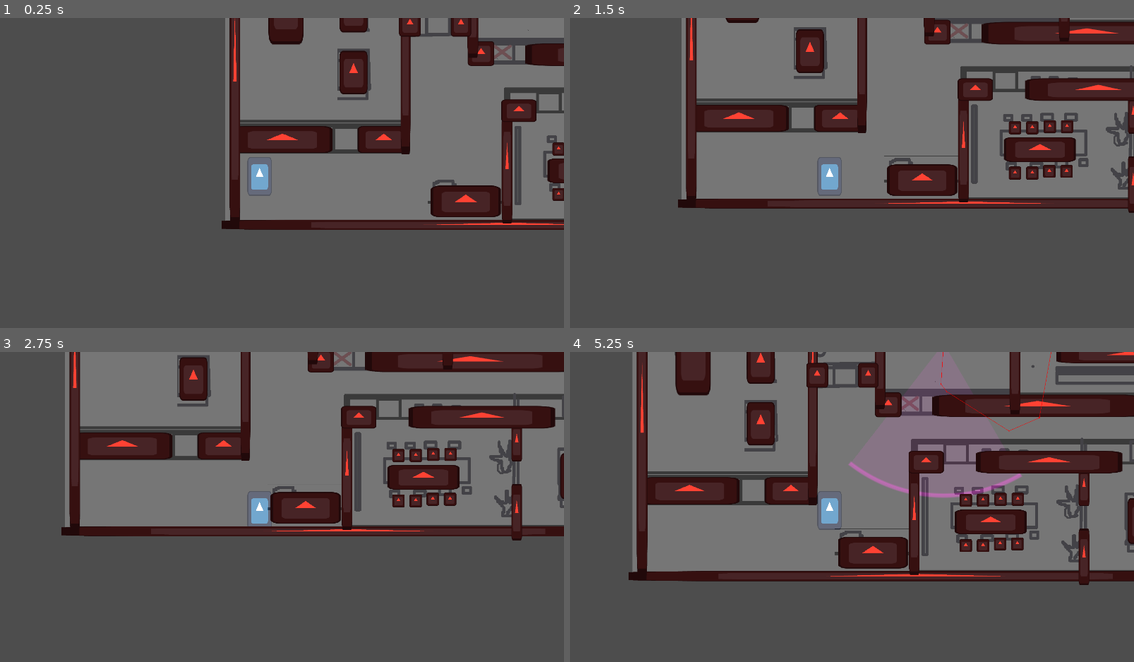
Above: before the commit, frames 1-4 (two rows, left to right).
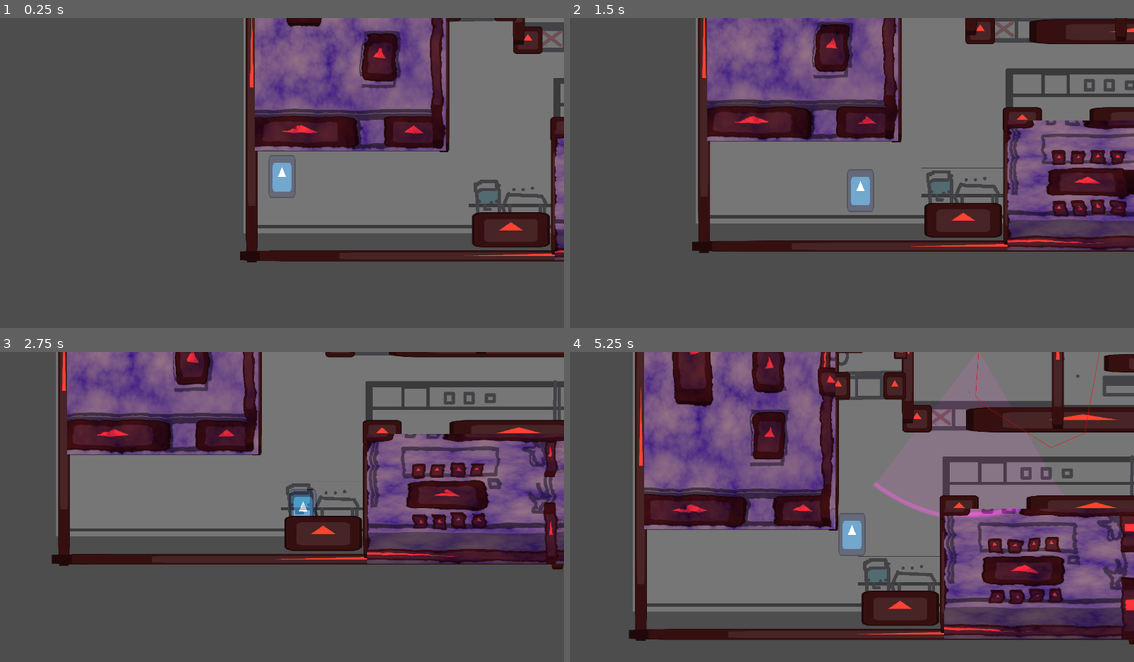
Above: after the commit, the same moments.

Repository: CarolineRoemer1998/NotABug
Game: Godot game, scene res://components/main/main.tscn
Two runs of this game, one before a commit and one after it. Both use one fixed random seed, a clock stepped at 60 frames per second and the inputs below. The engine's default icon, where the game draws it, is replaced by a stand-in: a white triangle on a blue panel in a dark square.
Inputs:
- Up to frame 1 (0.25 s): no input
- Up to frame 2 (1.5 s): hold D (move_right) 0.53-1.28 s; tap Shift (dash) at 0.6 s; hold S (move_down) from 1.28 s (still down); tap ] (show_or_hide_dev_tools) at 1.35 s
- Up to frame 3 (2.75 s): release S (move_down) at 2.03 s; hold D (move_right) from 2.03 s (still down); tap Shift (dash) at 2.1 s
- Up to frame 4 (5.25 s): release D (move_right) at 2.78 s; hold W (move_up) 2.78-3.53 s; tap ] (show_or_hide_dev_tools) at 2.85, 4.35 s; hold A (move_left) 3.53-5.03 s; tap Shift (dash) at 3.6, 5.1 s; hold S (move_down) from 5.03 s (still down)

The runs differ from the first frame. In frame 1, 28% of the frame differs, in the area x 39-100%, y 0-79%; in frame 2, 37%; in frame 3, 37%; in frame 4, 55%, in the area x 10-100%, y 0-95%.

Commit message:
map adjustments

Diff:
--- a/components/main/main.tscn
+++ b/components/main/main.tscn
@@ -65,6 +65,7 @@
 scale = Vector2(5.72, 5.72)
 
 [node name="StaticBody2D2" type="StaticBody2D" parent="Game" unique_id=93905533]
+visible = false
 position = Vector2(358, 218)
 collision_layer = 16
 collision_mask = 16
@@ -74,6 +75,7 @@
 shape = SubResource("RectangleShape2D_lnf1j")
 
 [node name="StaticBody2D" type="StaticBody2D" parent="Game" unique_id=913010985]
+visible = false
 position = Vector2(57, 303)
 collision_layer = 16
 collision_mask = 16
@@ -83,10 +85,12 @@
 shape = SubResource("RectangleShape2D_gjvd5")
 
 [node name="NavigationRegion2D" type="NavigationRegion2D" parent="Game" unique_id=1178839345]
+visible = false
 position = Vector2(42, 29)
 navigation_polygon = SubResource("NavigationPolygon_lnf1j")
 
 [node name="Wall" type="StaticBody2D" parent="Game" unique_id=67498972]
+visible = false
 position = Vector2(57, 303)
 collision_layer = 16
 collision_mask = 16
@@ -110,8 +114,9 @@
 visible = false
 
 [node name="Camera2D" type="Camera2D" parent="Game/Player" unique_id=1287668890]
-position = Vector2(18.375494, 0.097416155)
-zoom = Vector2(0.725, 0.725)
+zoom = Vector2(0.805, 0.805)
+position_smoothing_enabled = true
+rotation_smoothing_enabled = true
 
 [node name="ItemSpawnPositions" type="Node2D" parent="Game" unique_id=153864833]
 
--- a/scenes/bglayout.tscn
+++ b/scenes/bglayout.tscn
@@ -83,12 +83,12 @@
 scale = Vector2(10.715, 0.365)
 
 [node name="Node2D5" parent="." unique_id=1232287713 instance=ExtResource("2_q778t")]
-position = Vector2(1285, 1093)
+position = Vector2(1285, 1201)
 scale = Vector2(21.045, 0.365)
 
 [node name="Node2D6" parent="." unique_id=1325476548 instance=ExtResource("2_q778t")]
-position = Vector2(1, 398.00006)
-scale = Vector2(0.395, 10.995)
+position = Vector2(-11, 465)
+scale = Vector2(0.395, 11.93)
 
 [node name="CollisionShape2D" parent="Node2D6/StaticBody2D" parent_id_path=PackedInt32Array(1325476548, 408825907) index="0" unique_id=309677546]
 position = Vector2(-8.21519, 0.6821251)
@@ -97,7 +97,7 @@
 
 [node name="Node2D7" parent="." unique_id=1905757292 instance=ExtResource("2_q778t")]
 position = Vector2(2603, 381.00003)
-scale = Vector2(0.395, 10.995)
+scale = Vector2(0.395, 13.405)
 
 [node name="Node2D8" parent="." unique_id=1822901440 instance=ExtResource("2_q778t")]
 position = Vector2(1921, -320)
@@ -218,7 +218,7 @@
 position = Vector2(0, 14.733543)
 
 [node name="Node2D27" parent="." unique_id=955997129 instance=ExtResource("2_q778t")]
-position = Vector2(2076.0002, 672)
+position = Vector2(2076.0002, 780)
 scale = Vector2(0.395, 1.45)
 
 [node name="CollisionShape2D" parent="Node2D27/StaticBody2D" parent_id_path=PackedInt32Array(955997129, 408825907) index="0" unique_id=309677546]
@@ -227,25 +227,25 @@
 shape = SubResource("RectangleShape2D_neu01")
 
 [node name="Node2D28" parent="." unique_id=464672631 instance=ExtResource("2_q778t")]
-position = Vector2(1279, 822)
+position = Vector2(1279, 930)
 scale = Vector2(0.395, 4.145)
 
 [node name="Node2D29" parent="." unique_id=293667550 instance=ExtResource("2_q778t")]
-position = Vector2(1912.44, 557.525)
-scale = Vector2(5.38, 0.825)
+position = Vector2(1912.44, 665.525)
+scale = Vector2(4.59, 0.825)
 
 [node name="CollisionShape2D" parent="Node2D29/StaticBody2D" parent_id_path=PackedInt32Array(293667550, 408825907) index="0" unique_id=309677546]
 position = Vector2(0, 28.783203)
 
 [node name="Node2D30" parent="." unique_id=589883156 instance=ExtResource("2_q778t")]
-position = Vector2(2513.465, 557.525)
+position = Vector2(2513.465, 665.525)
 scale = Vector2(1.99, 0.825)
 
 [node name="CollisionShape2D" parent="Node2D30/StaticBody2D" parent_id_path=PackedInt32Array(589883156, 408825907) index="0" unique_id=309677546]
 position = Vector2(0, 28.783203)
 
 [node name="Node2D31" parent="." unique_id=1931192366 instance=ExtResource("2_q778t")]
-position = Vector2(1334.61, 557.525)
+position = Vector2(1334.61, 665.5251)
 scale = Vector2(1.295, 0.825)
 
 [node name="CollisionShape2D" parent="Node2D31/StaticBody2D" parent_id_path=PackedInt32Array(1931192366, 408825907) index="0" unique_id=309677546]
@@ -260,54 +260,54 @@
 scale = Vector2(0.99999994, 0.99999994)
 
 [node name="Node2D33" parent="." unique_id=432274568 instance=ExtResource("2_q778t")]
-position = Vector2(2076, 1002.685)
+position = Vector2(2076, 1110.685)
 scale = Vector2(0.395, 2.07)
 
 [node name="Node2D34" parent="." unique_id=781269991 instance=ExtResource("2_q778t")]
-position = Vector2(1638, 839)
+position = Vector2(1638, 947.00006)
 scale = Vector2(2.64, 0.915)
 
 [node name="Node2D35" parent="." unique_id=1440504127 instance=ExtResource("2_q778t")]
-position = Vector2(2349, 834)
+position = Vector2(2349, 942)
 scale = Vector2(1.07, 1.675)
 
 [node name="CollisionShape2D" parent="Node2D35/StaticBody2D" parent_id_path=PackedInt32Array(1440504127, 408825907) index="0" unique_id=309677546]
 position = Vector2(0, 8.656708)
 
 [node name="Node2D36" parent="." unique_id=93196543 instance=ExtResource("2_q778t")]
-position = Vector2(2480, 832)
+position = Vector2(2480, 940)
 scale = Vector2(0.455, 0.475)
 
 [node name="Node2D37" parent="." unique_id=105202099 instance=ExtResource("2_q778t")]
-position = Vector2(1521, 737)
+position = Vector2(1520.9999, 845)
 scale = Vector2(0.455, 0.475)
 
 [node name="Node2D38" parent="." unique_id=1989830333 instance=ExtResource("2_q778t")]
-position = Vector2(1602.0001, 737)
+position = Vector2(1602.0001, 845)
 scale = Vector2(0.455, 0.475)
 
 [node name="Node2D39" parent="." unique_id=25132130 instance=ExtResource("2_q778t")]
-position = Vector2(1684.0001, 732)
+position = Vector2(1684.0001, 840)
 scale = Vector2(0.455, 0.475)
 
 [node name="Node2D40" parent="." unique_id=896881816 instance=ExtResource("2_q778t")]
-position = Vector2(1765.0002, 732)
+position = Vector2(1765.0004, 840)
 scale = Vector2(0.455, 0.475)
 
 [node name="Node2D41" parent="." unique_id=662480376 instance=ExtResource("2_q778t")]
-position = Vector2(1521, 950)
+position = Vector2(1520.9999, 1058)
 scale = Vector2(0.455, 0.475)
 
 [node name="Node2D42" parent="." unique_id=480237538 instance=ExtResource("2_q778t")]
-position = Vector2(1602.0001, 950)
+position = Vector2(1602.0001, 1058)
 scale = Vector2(0.455, 0.475)
 
 [node name="Node2D43" parent="." unique_id=1714935450 instance=ExtResource("2_q778t")]
-position = Vector2(1682.0001, 942)
+position = Vector2(1682.0001, 1050)
 scale = Vector2(0.455, 0.475)
 
 [node name="Node2D44" parent="." unique_id=113289251 instance=ExtResource("2_q778t")]
-position = Vector2(1763.0002, 942)
+position = Vector2(1763.0004, 1050)
 scale = Vector2(0.455, 0.475)
 
 [node name="Node2D45" parent="." unique_id=1524510883 instance=ExtResource("2_q778t")]
@@ -319,27 +319,25 @@
 scale = Vector2(0.455, 0.475)
 
 [node name="Node2D47" parent="." unique_id=2128965227 instance=ExtResource("2_q778t")]
-position = Vector2(1085, 983)
+position = Vector2(1085, 1091)
 scale = Vector2(2.565, 1.155)
 
 [node name="CollisionShape2D" parent="Node2D47/StaticBody2D" parent_id_path=PackedInt32Array(2128965227, 408825907) index="0" unique_id=309677546]
 position = Vector2(0, 21.52533)
 
 [node name="Node2D18" parent="." unique_id=1265753757 instance=ExtResource("3_y7qsj")]
-visible = false
 position = Vector2(49, 705)
 scale = Vector2(3.995, 3.995)
 
-[node name="Testimage" parent="Node2D18" index="1" unique_id=1250085932]
-position = Vector2(89.23654, -112.39049)
-scale = Vector2(3.156289, 3.7781606)
+[node name="Testimage" parent="Node2D18" index="0" unique_id=1250085932]
+position = Vector2(89.36171, -110.26283)
+scale = Vector2(3.1602006, 3.8446498)
 
 [node name="Node2D48" parent="." unique_id=82575817 instance=ExtResource("3_y7qsj")]
-visible = false
-position = Vector2(1318, 1077)
+position = Vector2(1318, 1185)
 scale = Vector2(3.995, 3.995)
 
-[node name="Testimage" parent="Node2D48" index="1" unique_id=1250085932]
+[node name="Testimage" parent="Node2D48" index="0" unique_id=1250085932]
 position = Vector2(156.69586, -60.20024)
 scale = Vector2(5.264393, 2.1472154)
 
--- a/scenes/wobble_overlay.tscn
+++ b/scenes/wobble_overlay.tscn
@@ -1,7 +1,6 @@
 [gd_scene format=3 uid="uid://dpaydyyn1pjfq"]
 
 [ext_resource type="Shader" uid="uid://cpo2c6acvrg2t" path="res://wobble_shader.gdshader" id="1_2s711"]
-[ext_resource type="Texture2D" uid="uid://br5l2hfd5aq1i" path="res://art/Raumlayout.jpg" id="1_guanx"]
 [ext_resource type="Texture2D" uid="uid://j3ba5k4xfldi" path="res://art/blackbox.png" id="3_rd615"]
 
 [sub_resource type="FastNoiseLite" id="FastNoiseLite_ljws8"]
@@ -13,21 +12,17 @@
 [sub_resource type="NoiseTexture2D" id="NoiseTexture2D_jxhdc"]
 noise = SubResource("FastNoiseLite_ljws8")
 seamless = true
+invert = true
 seamless_blend_skirt = 0.629
 
 [sub_resource type="ShaderMaterial" id="ShaderMaterial_rd615"]
 shader = ExtResource("1_2s711")
-shader_parameter/color = Color(0.5372549, 0.25882354, 0.18431373, 1)
+shader_parameter/color = Color(0.29, 0, 0.120833285, 1)
 shader_parameter/fast_noise = SubResource("NoiseTexture2D_jxhdc")
 shader_parameter/speed = Vector2(0.02, 0.02)
-shader_parameter/wave_strength = 2.04
+shader_parameter/wave_strength = 1.75
 
 [node name="Node2D" type="Node2D" unique_id=1265753757]
-
-[node name="Raumlayout" type="Sprite2D" parent="." unique_id=1198068698]
-visible = false
-position = Vector2(-121, 10)
-texture = ExtResource("1_guanx")
 
 [node name="Testimage" type="Sprite2D" parent="." unique_id=1250085932]
 material = SubResource("ShaderMaterial_rd615")
--- a/wobble_shader.gdshader
+++ b/wobble_shader.gdshader
@@ -12,8 +12,3 @@
 	COLOR = vec4(color.r, color.g, color.b, 1) + vec4(noise.x, noise.y, 1, 1);
 	COLOR *= texture(screen_content, SCREEN_UV + noise * (wave_strength / 100.0));
 }
-
-//void light() {
-//	// Called for every pixel for every light affecting the CanvasItem.
-//	// Uncomment to replace the default light processing function with this one.
-//}
Binary file added: art/whitebox.png
Not shown, added: art/whitebox.png.import
